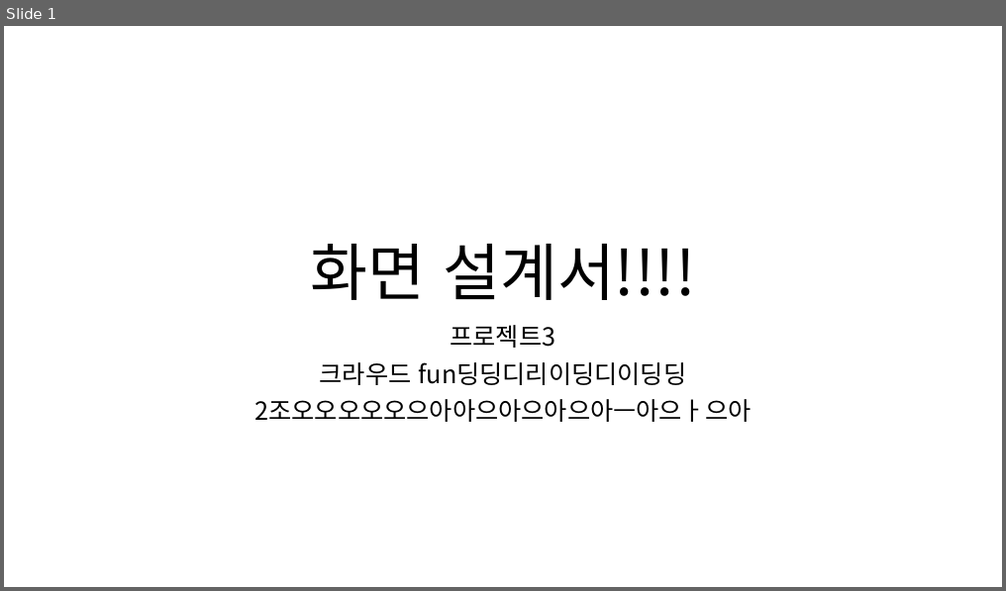
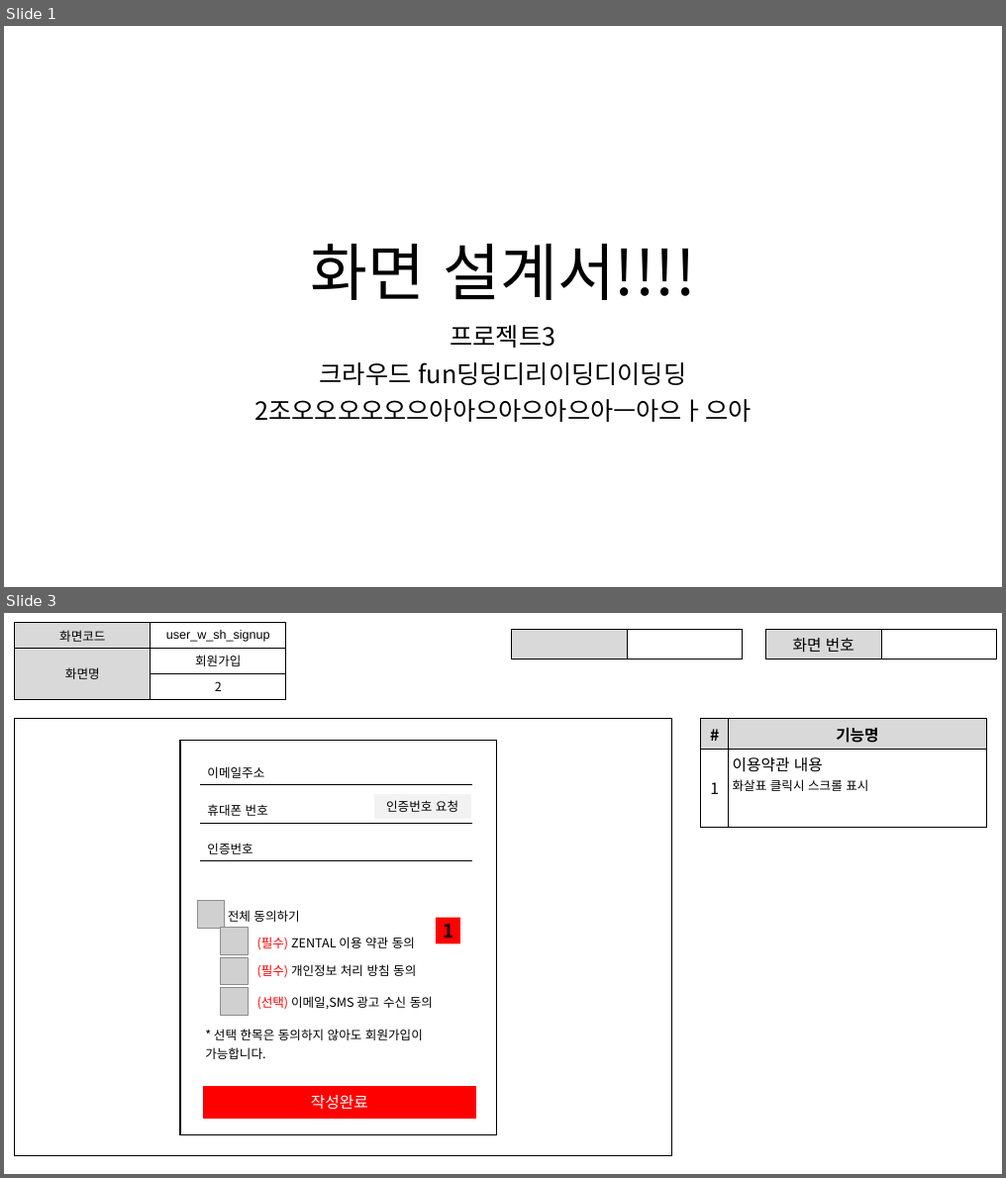
Before and after one commit to ezenteam2/RentalEquip, a slide deck: 0 발표용 파워포인트/0327 4차발표/0327 project04 - 파워포인트 - 서희.pptx. Shown one above the other, each under a label of ours: slide 1 before the commit, slides 1 and 3 after it; the slides between them are not shown. The pictures are 1006x591 and 1006x1178 pixels, drawn with LibreOffice and Linux fonts; fonts in the diff are those of the drawing; grey boxes stand for pictures. Boxes give left, top, right and bottom in pixels: in the first picture for what was removed or moved away, otherwise in the second. Text is boxed around its words. In the diff, an @@ line names an element or a change of style, - is before the commit and + after.

```diff
--- a/0 발표용 파워포인트/0327 4차발표/0327 project04 - 파워포인트 - 서희.pptx
+++ b/0 발표용 파워포인트/0327 4차발표/0327 project04 - 파워포인트 - 서희.pptx
@@ slide 3 added at <box>4,613,1002,1174</box>, background #FFFFFF @@
@@ table added at <box>15,623,285,695</box>, 3 rows, 2 columns @@
+화면코드 | user_w_sh_signup
+화면명 | 회원가입
+ | 2
@@ table added at <box>512,630,743,656</box>, 1 rows, 2 columns @@
+ | 
@@ table added at <box>766,630,997,657</box>, 1 rows, 2 columns @@
+화면 번호 | 
@@ rectangle added at <box>15,719,672,1157</box>, fill #FFFFFF, outline #000000 1 pt @@
@@ table added at <box>701,719,986,827</box>, 2 rows, 2 columns @@
+# | 기능명
+1 | 이용약관 내용 / 화살표 클릭시 스크롤 표시
@@ rectangle added at <box>180,740,496,1135</box>, fill #FFFFFF, outline #000000 1 pt @@
@@ table added at <box>200,760,472,782</box>, 1 rows, 1 columns @@
+이메일주소
@@ table added at <box>200,797,472,820</box>, 1 rows, 1 columns @@
+휴대폰 번호
@@ table added at <box>374,793,471,816</box>, 1 rows, 1 columns @@
+인증번호 요청
@@ table added at <box>200,836,472,859</box>, 1 rows, 1 columns @@
+인증번호
@@ picture added at <box>197,901,225,929</box> @@
@@ table added at <box>221,903,344,926</box>, 1 rows, 1 columns @@
+전체 동의하기
@@ picture added at <box>221,928,249,956</box> @@
@@ table added at <box>250,931,465,955</box>, 1 rows, 1 columns @@
+(필수) ZENTAL 이용 약관 동의
@@ rectangle added at <box>436,918,460,944</box>, fill #FF0000, 18 pt, text #000000, bold @@
+1
@@ picture added at <box>221,958,249,985</box> @@
@@ table added at <box>250,958,465,982</box>, 1 rows, 1 columns @@
+(필수) 개인정보 처리 방침 동의
@@ picture added at <box>221,987,249,1015</box> @@
@@ table added at <box>250,989,465,1014</box>, 1 rows, 1 columns @@
+(선택) 이메일,SMS 광고 수신 동의
@@ table added at <box>198,1023,470,1063</box>, 1 rows, 1 columns @@
+* 선택 한목은 동의하지 않아도 회원가입이 가능합니다.
@@ table added at <box>203,1086,475,1119</box>, 1 rows, 1 columns @@
+작성완료
```
Also in this commit, not shown: 18 other slides added, 1 other file.
